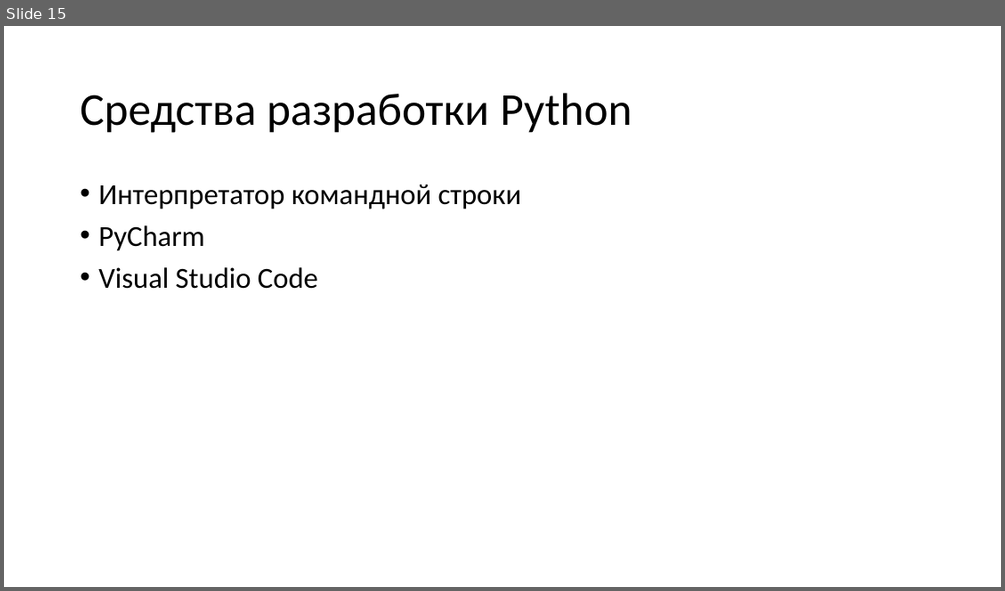
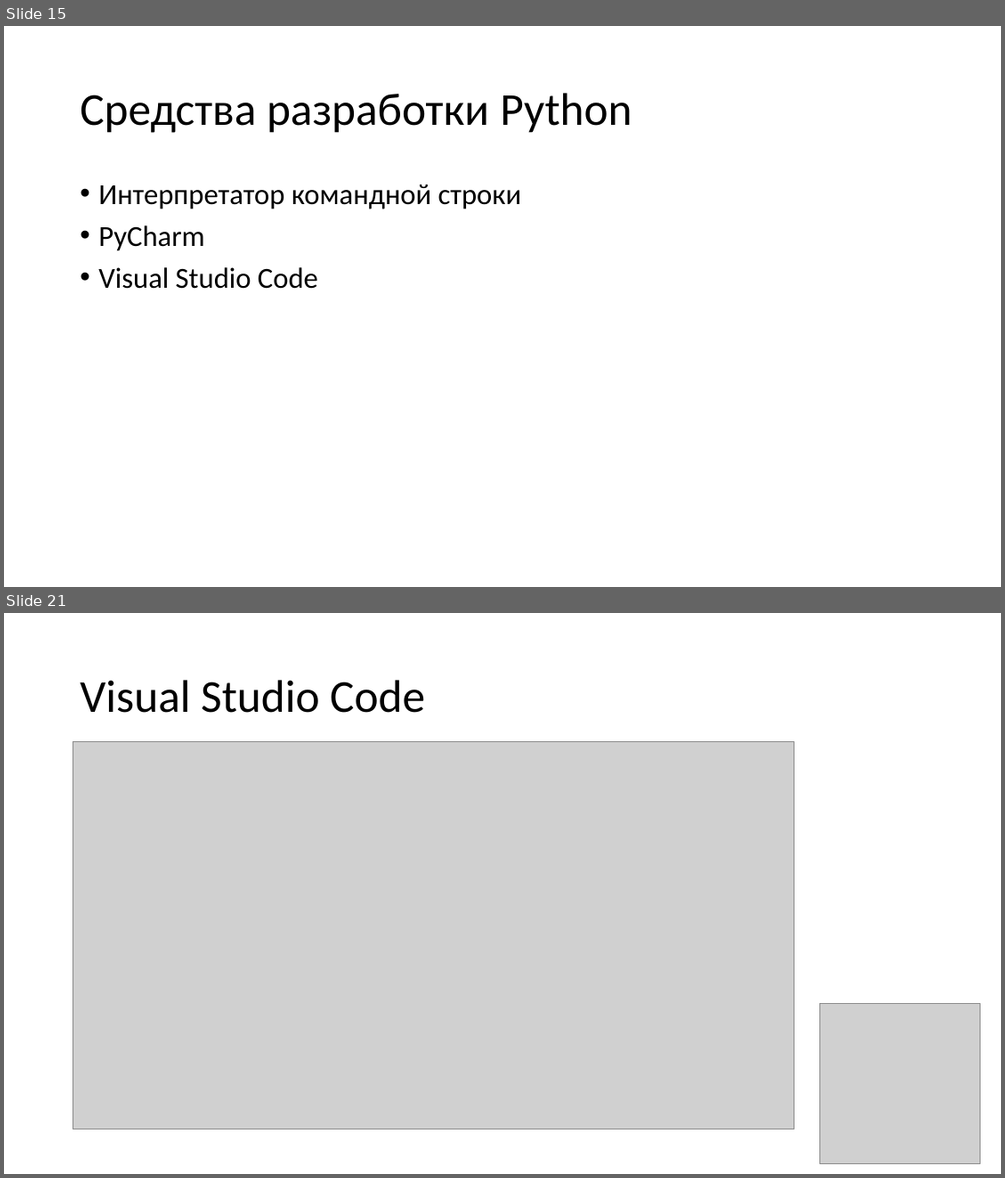
Before and after one commit to paveltsytovich/telegram-course, a slide deck: Presentation/Основы алгоритмизации и программирования.pptx. Shown one above the other, each under a label of ours: slide 15 before the commit, slides 15 and 21 after it; the slides between them are not shown. The pictures are 1005x591 and 1005x1178 pixels, drawn with LibreOffice and Linux fonts; fonts in the diff are those of the drawing; grey boxes stand for pictures. Boxes give left, top, right and bottom in pixels: in the first picture for what was removed or moved away, otherwise in the second. Text is boxed around its words. In the diff, an @@ line names an element or a change of style, - is before the commit and + after.

```diff
--- a/Presentation/Основы алгоритмизации и программирования.pptx
+++ b/Presentation/Основы алгоритмизации и программирования.pptx
@@ slide 21 added at [4, 613, 1001, 1174], background #FFFFFF @@
@@ title added at [80, 680, 425, 713], 44 pt, text #000000 @@
+Visual Studio Code
@@ picture added at [73, 742, 794, 1130] @@
@@ picture added at [821, 1004, 980, 1163] @@
```
Also in this commit, not shown: 1 slide changed, 5 other slides added, 1 other file.
